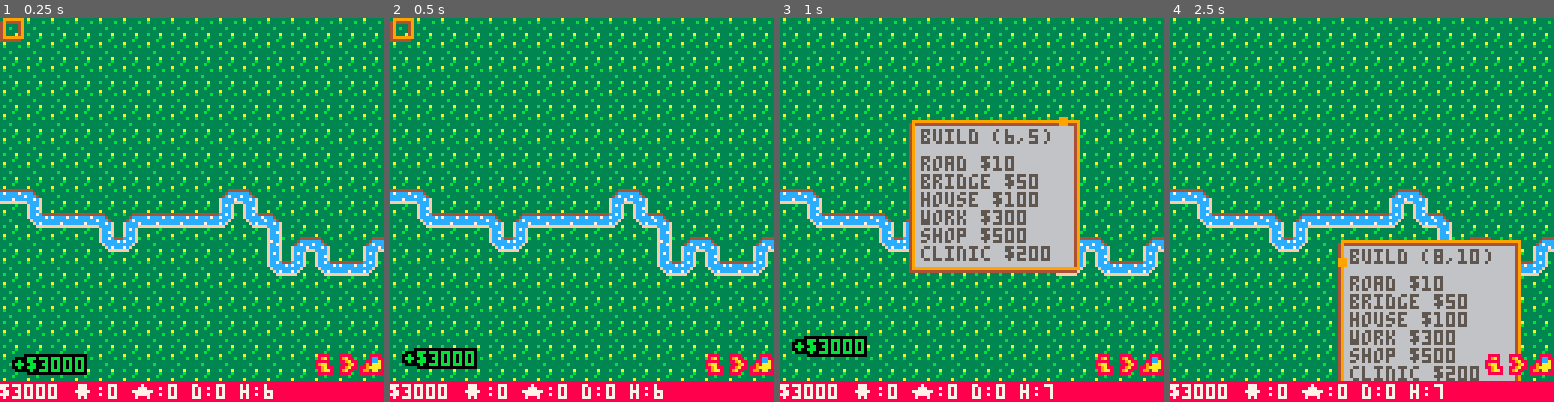
Above: before the commit, frames 1-4 (left to right).
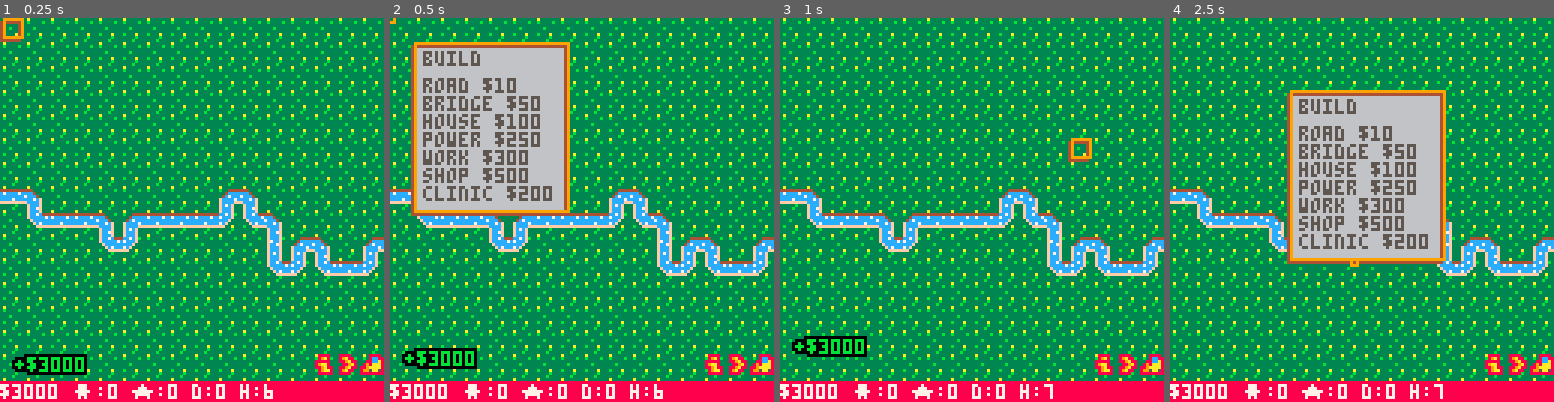
Above: after the commit, the same moments.

Repository: juliusspeak/city_builder
Game: PICO-8 cartridge city_builder.p8
Same seed, same stepped clock (60 frames per second), same inputs: the game is played once before the commit and once after it.
Inputs (mouse positions are in pixels of both pictures, inside the frame that each line leads up to):
- Up to frame 1 (0.25 s): no input
- Up to frame 2 (0.5 s): tap X (X key) at 0.33 s
- Up to frame 3 (1 s): click (1060, 121) at 0.67 s; tap O (Z key) at 0.7 s
- Up to frame 4 (2.5 s): tap X (X key) at 1.07, 1.85 s; click (1216, 267) at 1.22 s; hold Right 1.6-2.1 s; tap O (Z key) at 1.7, 2.1 s; click (1277, 114) at 1.77 s; hold Up 2.15-2.42 s; click (1342, 259) at 2.32 s; hold Right from 2.47 s (still down)

Frame 1 is identical in both runs. In frame 2, 19% of the frame differs, in the area x 0-47%, y 0-52%; in frame 3, 18%; in frame 4, 34%, in the area x 30-92%, y 18-95%.

Commit message:
refactoring, power stations, key control

Diff:
--- a/build.lua
+++ b/build.lua
@@ -43,6 +43,8 @@
         spr = {6,7,22,23}
 	elseif bld == "shop" then
         spr = {34,35,50,51}
+	elseif bld == "power" then
+        spr = {45,46,61,62}
 	elseif bld == "bridge" then
 		if spr_map[y][x] == 37 then
         	spr = {59}
@@ -87,6 +89,8 @@
 		obj["buyers"] = 0
 
 		obj["max buyers"] = 500
+	elseif name == "power" then
+		obj["radius"] = 2
 	end
 
 	function obj:get_info()
@@ -100,6 +104,8 @@
 			obj["info"]["workers:"] = self["workers"].."/"..self["max workers"]
 		elseif name == "shop" then
 			obj["info"]["buyers:"] = self["buyers"].."/"..self["max buyers"]
+		elseif name == "power" then
+			obj["info"]["supply radius:"] = self["radius"].." tiles"
 		end
 		return obj["info"]
 	end
@@ -134,6 +140,9 @@
 			del(builds,bld)
 			sfx(2)
 			money += flr(bld_price[bld.sprite]/2)
+		elseif has(road_sprites, spr_map[y][x]) then
+			spr_map[y][x] = 0
+			money += flr(bld_price["road"]/2)
 		end
 
 	end
--- a/city.lua
+++ b/city.lua
@@ -1,8 +1,9 @@
 function update_city()
-    update_works_for_houses()
-    update_house_connects_to_works()
-    update_shops_for_houses()
-    update_house_connects_to_shops()
+    update_house_list_of("work")
+    update_house_connects_to("work")
+    update_house_list_of("shop")
+    update_house_connects_to("shop")
+
     if hour >= 6 and hour < 12 then
         go_to_work()
         pay_for_work()
--- a/city_builder.p8
+++ b/city_builder.p8
@@ -32,21 +32,21 @@
 00000000089a88005dd66dddddddddd557766777777777755466444444444445061116000ccccc4c000000000611160000000000000000000000000000000000
 0000000008888000556666666666665555666666666666555566666666666655061a160000000ccc00000000061a160000000000000000000000000000000000
 00000000000000005555555555555555000000000000000000000000000000000611160000000000061116000999999000000000000000000000000000000000
-0000000088888000588888888888888500004444444444444440000000000000061a1d55000888805d1a16009444444900888800000000000000000000000000
-0000000089aa880058eeeeeeeeeeee850004ccccc7cccc7cccc4000000000000061111110008cc88111116004dddddd40089a800000000000000000000000000
-00000000889aa88058eeeeeeeeeeee85004c7ccccccccccc7ccc40000000000000611a1a0088cca81a1160001dddddd108888800000000000000000000000000
-000000000889aa8058e6666666666e850fcccc7ccccc7cccccc7cf0000000000000611110898aaa8111600001dddddd1089aa800000000000000000000000000
-00000000889aa88058e6666666666e850fccccfffffffffffccccf000000000000006666889aaaa866600000199999910889a880000000000000000000000000
-0000000089aa880058888888888888850fc7cf00000000000fcccf0000000000000000008995aa5800000000944444490089aa80000000000000000000000000
-000000008888800058787878787878750fcccf00000000000fcc7f00000000000000000088888888000000004000000400888880000000000000000000000000
-000000000000000058787878787878750fcccf000fcccf000fcccf00000000000000000000000000000000009411114900000000000000000000000000000000
-000000000888880056666666666666650fcccf000fcc7c444cc7cf000000000000000000000000000000000009dddd9000000000000000000000000000000000
-000000000898a80057777777777777750f7ccf000fccccc7c7cccf000000000000000000000000000000000009dddd9000000000000000000000000000000000
-000000000898a80057888877777777750fcc7f0000fcccccccccf0000000000000000000000000000000000009dddd9000000000000000000000000000000000
-000000000898a80057755777777777750fcccf00000fc7ccc7cf00000000000000000000000000000000000009dddd9000000000000000000000000000000000
-000000000898a80057756777777777750fcccf000000fffffff000000000000000000000000000000000000009dddd9000000000000000000000000000000000
-000000000898a80055766777777777550fc7cf000000000000000000000000000000000000000000000000000911119000000000000000000000000000000000
-000000000888880055666666666666550fcccf000000000000000000000000000000000000000000000000009411114900000000000000000000000000000000
+0000000088888000588888888888888500004444444444444440000000000000061a1d55000888805d1a16009444444900888800005555000055550000000000
+0000000089aa880058eeeeeeeeeeee850004ccccc7cccc7cccc4000000000000061111110008cc88111116004dddddd40089a800055aa500055aa55000000000
+00000000889aa88058eeeeeeeeeeee85004c7ccccccccccc7ccc40000000000000611a1a0088cca81a1160001dddddd10888880005aa9a5005aa9a5000000000
+000000000889aa8058e6666666666e850fcccc7ccccc7cccccc7cf0000000000000611110898aaa8111600001dddddd1089aa80005a9995005a9995000000000
+00000000889aa88058e6666666666e850fccccfffffffffffccccf000000000000006666889aaaa866600000199999910889a88005d9915005d9915000000000
+0000000089aa880058888888888888850fc7cf00000000000fcccf0000000000000000008995aa5800000000944444490089aa80055d1550055d155000000000
+000000008888800058787878787878750fcccf00000000000fcc7f0000000000000000008888888800000000400000040088888055ddd15555ddd15500000000
+000000000000000058787878787878750fcccf000fcccf000fcccf00000000000000000000000000000000009411114900000000577d1777777d177500000000
+000000000888880056666666666666650fcccf000fcc7c444cc7cf000000000000000000000000000000000009dddd900000000057ddd16666ddd17500000000
+000000000898a80057777777777777750f7ccf000fccccc7c7cccf000000000000000000000000000000000009dddd9000000000576d1666666d167500000000
+000000000898a80057888877777777750fcc7f0000fcccccccccf0000000000000000000000000000000000009dddd9000000000576d1555555d167500000000
+000000000898a80057755777777777750fcccf00000fc7ccc7cf00000000000000000000000000000000000009dddd9000000000577777500577777500000000
+000000000898a80057756777777777750fcccf000000fffffff000000000000000000000000000000000000009dddd9000000000566666500566666500000000
+000000000898a80055766777777777550fc7cf000000000000000000000000000000000000000000000000000911119000000000566666500566666500000000
+000000000888880055666666666666550fcccf000000000000000000000000000000000000000000000000009411114900000000555555500555555500000000
 __map__
 0101010101010101010101010101010101010000000000000000000000000000000000000000000000000000000000000000000000000000000000000000000000000000000000000000000000000000000000000000000000000000000000000000000000000000000000000000000000000000000000000000000000000000
 0101010101010101010101010101010101010000000000000000000000000000000000000000000000000000000000000000000000000000000000000000000000000000000000000000000000000000000000000000000000000000000000000000000000000000000000000000000000000000000000000000000000000000
--- a/globals.lua
+++ b/globals.lua
@@ -3,14 +3,18 @@
 --mouse------------------------
 	mouse_x = 0
 	mouse_y = 0
-
+	pseudo_x = 0
+	pseudo_y = 0
+	old_m_x = 0
+	old_m_y = 0
 	mouse_cell = {
 		x = 0,
 		y = 0
 	}
 
 	lmb = 1
-
+	btn_delay = 0
+	cursor_input = "btn"
 --ui---------------------------
 	cur_window = ""
 	win_x = 0
@@ -20,6 +24,7 @@
 	cur_menu_line = ""
 
 	particles = {}
+	flow_pattern_delay = 0
 --sprites----------------------
 	road_sprites = {8,9,10,11,12,13,24,27,28,40,42, 43,59}
 	river_sprites = {36,37,38,52,53,54}
@@ -37,6 +42,7 @@
 		road = 10,
 		bridge = 50,
 		house = 100,
+		power = 250,
 		clinic = 200,
 		work = 300,
 		shop = 500
@@ -60,11 +66,21 @@
 end
 
 function update_globals()
-	mouse_x = stat(32)
-	mouse_y = stat(33)
+	pseudo_mouse_x = stat(32)
+	pseudo_mouse_y = stat(33)
+	if cursor_input == "mouse" then
+		mouse_x = stat(32)
+		mouse_y = stat(33)
+		mouse_cell.x = ceil(mouse_x/8) * 8
+		mouse_cell.y = ceil(mouse_y/8) * 8
+	end
 
-	mouse_cell.x = ceil(mouse_x/8) * 8
-	mouse_cell.y = ceil(mouse_y/8) * 8
+	if old_m_x != pseudo_mouse_x and old_m_y != pseudo_mouse_y then
+		old_m_x = pseudo_mouse_x
+		old_m_y = pseudo_mouse_y
+		cursor_input = "mouse"
+	end
+
 
 	if speed != 0 then
 		sec += 1
--- a/house.lua
+++ b/house.lua
@@ -1,66 +1,78 @@
-function update_house_connects_to_works()
+function update_house_connects_to(bld_name)
+    local connect_types = {
+        work = {
+            dict = "works",
+            var_name = "has work",
+            hr_name = "work hr"
+        },
+        shop = {
+            dict = "shops",
+            var_name = "has shop",
+            hr_name = "shop hr"
+        },
+    }
+    local dict_name = connect_types[bld_name]["dict"]
+    local var_name = connect_types[bld_name]["var_name"]
+    local hr_name = connect_types[bld_name]["hr_name"]
+
     for house in all(get_blds("house")) do
+        if dict_size(house[dict_name]) > 0 then
+            set_bld_val(house,var_name,"yes")
+            set_bld_val(house,hr_name,999)
 
-        if dict_size(house.works) > 0 then
-            set_bld_val(house,"has work","yes")
-            set_bld_val(house,"work hr",999)
-
-            for work, hr in pairs(house.works) do
-                if hr < house["work hr"] then
-                   set_bld_val(house,"work hr",hr)
+            for bld, hr in pairs(house[dict_name]) do
+                if hr < house[hr_name] then
+                   set_bld_val(house,hr_name,hr)
                 end
             end
 
         else
-            set_bld_val(house,"has work","no")
-            set_bld_val(house,"work hr",0)
+            set_bld_val(house,var_name,"no")
+            set_bld_val(house,hr_name,0)
         end
     end
 end
 
-function update_works_for_houses()
+
+function update_house_list_of(bld_name)
+    local connect_types = {
+        work = {
+            dict = "works",
+            var_name = "has work",
+            hr_name = "work hr"
+        },
+        shop = {
+            dict = "shops",
+            var_name = "has shop",
+            hr_name = "shop hr"
+        },
+    }
+    local dict_name = connect_types[bld_name]["dict"]
+    local var_name = connect_types[bld_name]["var_name"]
+    local hr_name = connect_types[bld_name]["hr_name"]
+
     local houses = get_blds("house")
-    local works = get_blds("work")
+    local blds = get_blds(bld_name)
 
     for h in all(houses) do
-        h.works = {}
+        h[dict_name]= {}
     end
 
-    for work in all(works) do
+    for bld in all(blds) do
         for house in all(houses) do
-            local dist_to_work = dist(house.x,house.y+2,work.x,work.y+2)
-            if dist_to_work > 0 then
-                house.works[work] = get_real_dist(dist_to_work)
+            local dist_to = dist(house.x,house.y+2,bld.x,bld.y+2)
+            if dist_to > 0 then
+                house[dict_name][bld] = get_real_dist(dist_to)
             else
-                if has(house.works,work) then
-                    house.works[work] = nil
+                if has(house[dict_name][bld]) then
+                    house[dict_name][bld] = nil
                 end
             end
         end
     end
 end
 
-function update_shops_for_houses()
-    local houses = get_blds("house")
-    local shops = get_blds("shop")
 
-    for h in all(houses) do
-        h.shops = {}
-    end
-
-    for shop in all(shops) do
-        for house in all(houses) do
-            local dist_to_shop = dist(house.x,house.y+2,shop.x,shop.y+2)
-            if dist_to_shop > 0 then
-                house.shops[shop] = get_real_dist(dist_to_shop)
-            else
-                if has(house.shops,shop) then
-                    house.shops[shop] = nil
-                end
-            end
-        end
-    end
-end
 function get_real_dist(val)
     if flr(val/5) < 1 then
         val = 1
@@ -68,25 +80,6 @@
         val = flr(val/5)
     end
     return val
-end
-function update_house_connects_to_shops()
-    for house in all(get_blds("house")) do
-
-        if dict_size(house.shops) > 0 then
-            set_bld_val(house,"has shop","yes")
-            set_bld_val(house,"shop hr",999)
-
-            for shop, hr in pairs(house.shops) do
-                if hr < house["shop hr"] then
-                   set_bld_val(house,"shop hr",hr)
-                end
-            end
-
-        else
-            set_bld_val(house,"has shop","no")
-            set_bld_val(house,"shop hr",0)
-        end
-    end
 end
 
 function get_houses_with_work()
--- a/input.lua
+++ b/input.lua
@@ -1,27 +1,74 @@
 function input()
 	if stat(34) == 1 then
 		if stat(34) != lmb then
-			check_lmb()
-
-			set_win_coor()
-
-			lmb = 1
+			lmb_pressed()
 		end
 	else
 		lmb = 0
 	end
 
 	if stat(34) == 2 then
-		cur_window = ""
-		cur_menu_line = ""
+		rmb_pressed()
+	end
+
+	if btnp(❎) then
+		cursor_input = "btn"
+		lmb_pressed()
+	end
+	if btnp(🅾️) then
+		cursor_input = "btn"
+		rmb_pressed()
+	end
+	if btnp(➡️) then
+		change_mouse_pos("x",8)
+	end
+	if btnp(⬅️) then
+		change_mouse_pos("x",-8)
+	end
+	if btnp(⬆️) then
+		change_mouse_pos("y",-8)
+	end
+	if btnp(⬇️) then
+		change_mouse_pos("y",8)
 	end
 end
 
+function change_mouse_pos(type,vol)
+	cursor_input = "btn"
+	if cur_window == "" then
+		mouse_cell[type] += vol
+	else
+		if type == "x" then
+			mouse_x += vol/2
+		else
+			mouse_y += vol/2
+		end
+	end
+end
+
+function allow_button()
+	btn_delay += 1
+	if btn_delay >= 4 then
+		btn_delay = 0
+		return true
+	else
+		return false
+	end
+end
+function lmb_pressed()
+	check_lmb()
+	set_win_coor()
+	lmb = 1
+end
+function rmb_pressed()
+	cur_window = ""
+	cur_menu_line = ""
+end
 function check_lmb()
 	local x
 	local y
-	x =	mouse_cell.x/8
-	y = mouse_cell.y/8
+	x =	mid(0,mouse_cell.x/8,120)
+	y = mid(0,mouse_cell.y/8,120)
 
 	if x == 15 and y == 14 then
         cur_menu_line = "demolish"
@@ -73,19 +120,19 @@
 end
 
 function set_win_coor()
-	local x_size = #(cur_window .." ("	.. tostr(ceil(mouse_x/8)) ..
-	"," ..tostr(ceil(mouse_y/8))..")") * 4 + 2
+	local x_size = #(cur_window .." ("	.. tostr(ceil(mouse_cell.x/8)) ..
+	"," ..tostr(ceil(mouse_cell.y/8))..")") * 4 + 2
 
-	if mouse_x < 128-x_size then
-		win_x = mouse_x
+	if mouse_cell.x < 128-x_size then
+		win_x = mouse_cell.x
 	else
-		win_x = mouse_x-x_size
+		win_x = mouse_cell.x-x_size
 	end
 
-	if mouse_y < 74 then
-		win_y = mouse_y
+	if mouse_cell.y < 64 then
+		win_y = mouse_cell.y
 	else
-		win_y = 74
+		win_y = 64
 	end
 
 	if win_x < 8 then
--- a/main.lua
+++ b/main.lua
@@ -16,7 +16,6 @@
 	cls()
 	map()
 	spr_map_draw()
-	update_marks()
+	visuals()
 	ui()
-	all_particles()
 end
--- a/roads.lua
+++ b/roads.lua
@@ -21,6 +21,7 @@
 	local price = bld_price["road"]
 	if has(road_sprites, spr_map[y][x]) then
 		spr_map[y][x] = 0
+		money += flr(bld_price["road"]/2)
 	elseif spr_map[y][x] == 0 and money >= price then
 		spr_map[y][x] = 9
 		money -= price
--- a/ui.lua
+++ b/ui.lua
@@ -16,8 +16,8 @@
 	end
 
 	local title
-	title = cur_window .. " (".. tostr(ceil(win_x/8))..","..tostr(ceil(win_y/8)).. ")"
-	local w = #title * 4 + 10
+	title = cur_window
+	local w = 50
 	local h = #building_names * 7 + 7
 	if cur_window != "build" then
 		win_x, win_y = 8, 8
@@ -49,9 +49,10 @@
 	menu_line(x+3,y+12,"road")
 	menu_line(x+3,y+18,"bridge")
 	menu_line(x+3,y+24,"house")
-	menu_line(x+3,y+30,"work")
-	menu_line(x+3,y+36,"shop")
-	menu_line(x+3,y+42,"clinic")
+	menu_line(x+3,y+30,"power")
+	menu_line(x+3,y+36,"work")
+	menu_line(x+3,y+42,"shop")
+	menu_line(x+3,y+48,"clinic")
 end
 
 function menu_line(_x,_y,name)
--- a/visuals.lua
+++ b/visuals.lua
@@ -2,8 +2,8 @@
 	local x
 	local y
 	if cur_window == "" then
-		x = min(mouse_cell.x,120)
-		y = min(mouse_cell.y,120)
+		x = mid(0,mouse_cell.x,120)
+		y = mid(0,mouse_cell.y,120)
 		if cur_menu_line == "" then
 			draw_cursor(x,y,0)
 		elseif cur_menu_line ==
@@ -15,6 +15,8 @@
 	else
 		x = mouse_x
 		y = mouse_y
+		x = mid(0,x,120)
+		y = mid(0,y,120)
 		draw_cursor(x,y,1)
 	end
 end
@@ -180,7 +182,9 @@
 	end
 end
 
-function all_particles()
+function visuals()
+	update_marks()
+
 	if last_money < money then
 		add_text_particle("+$"..tostr(money-last_money),5,115,11,40)
 	elseif last_money > money then
@@ -195,6 +199,8 @@
 	last_goods = goods
 	last_money = money
 	process_particle()
+
+	hover()
 end
 
 function draw_river(x,y)
@@ -358,3 +364,47 @@
 	draw_river(0,flr(rnd(5))+5)
 	fix_roads()
 end
+
+function flow_pattern()
+	if flow_pattern_delay < 4 then
+		fillp(0b0111111111011111.1)
+	elseif flow_pattern_delay >= 4 and flow_pattern_delay < 8 then
+		fillp(0b1110111110111111.1)
+	elseif flow_pattern_delay >= 8 and flow_pattern_delay < 12 then
+		fillp(0b1111110111110111.1)
+	elseif flow_pattern_delay >= 12 and flow_pattern_delay < 16 then
+		fillp(0b1111101111111110.1)
+	elseif flow_pattern_delay >= 16 and flow_pattern_delay < 20 then
+		fillp(0b1111011111111101.1)
+	elseif flow_pattern_delay >= 20 and flow_pattern_delay < 24 then
+		fillp(0b1011111111101111.1)
+	end
+	flow_pattern_delay += 1
+	if flow_pattern_delay >= 24 then
+		flow_pattern_delay = 0
+	end
+end
+
+function fill_circle_tiles(tx,ty,r,col)
+	for y=-r,r do
+		for x=-r,r do
+			if x^2 + y^2 <= r^2 then
+				rectfill((tx+x)*8,(ty+y)*8,(tx+x+1)*8,(ty+y+1)*8,col)
+			end
+		end
+	end
+end
+
+function hover()
+	local bld = find_building(mouse_cell.x/8,mouse_cell.y/8)
+	if bld != nil then
+		if bld.sprite == "power" then
+			flow_pattern()
+			fill_circle_tiles(bld.x,bld.y,bld.radius,12)
+			fill_circle_tiles(bld.x+1,bld.y,bld.radius,12)
+			fill_circle_tiles(bld.x,bld.y+1,bld.radius,12)
+			fill_circle_tiles(bld.x+1,bld.y+1,bld.radius,12)
+		end
+		fillp(0)
+	end
+end
